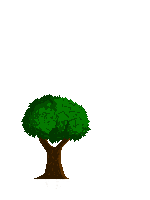
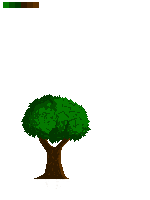
The second 150x200 image is a revision of the first. Changes to its layers:
painted on "Ebene 0 Kopie" over box(3, 2, 39, 8)
